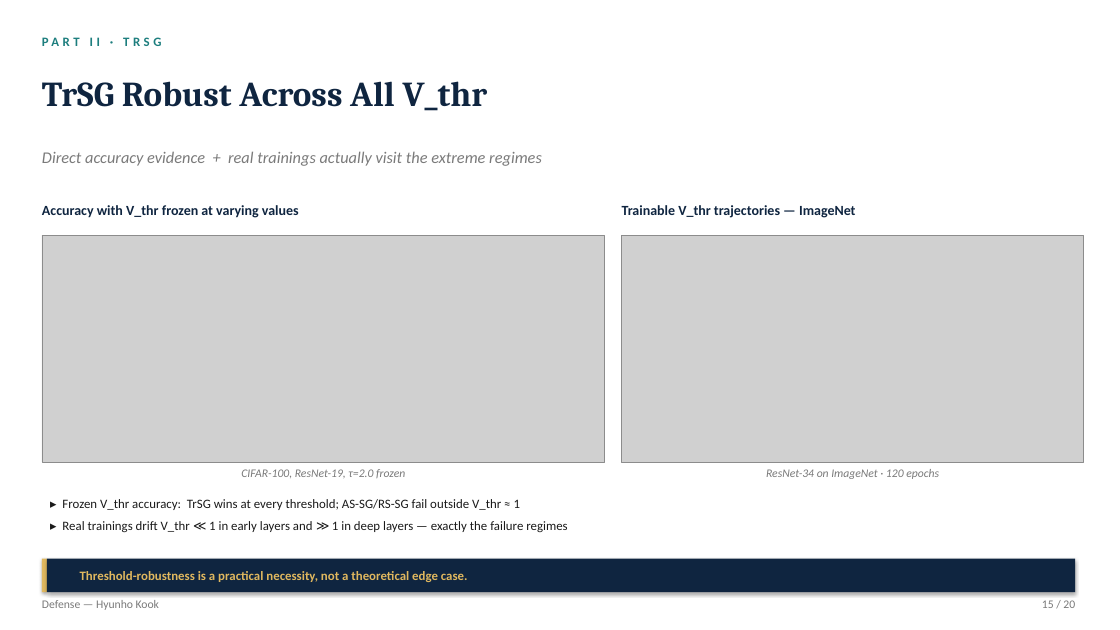
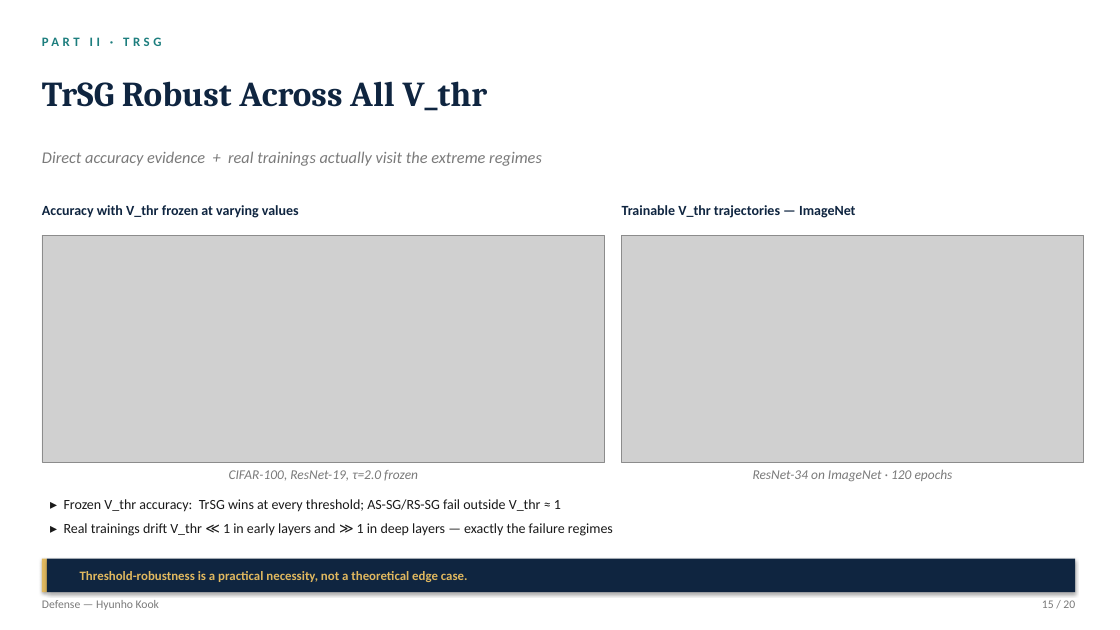
Before and after one commit to kookhh0827/POSTECH_thesis_template_latex, a slide deck: slide 15 of Hyunho_Kook_Master_Defense.pptx. Drawn at 1120x630 pixels with LibreOffice and Linux fonts; fonts in the diff are those of the drawing; grey boxes stand for pictures. Boxes give left, top, right and bottom in pixels: in the first picture for what was removed or moved away, otherwise in the second. Text is boxed around its words. In the diff, an @@ line names an element or a change of style, - is before the commit and + after.

```diff
--- a/Hyunho_Kook_Master_Defense.pptx
+++ b/Hyunho_Kook_Master_Defense.pptx
@@ text "CIFAR-100, ResNet-19, τ=2.0 frozen" at [229,470,418,480]: size 10 to 11.5 pt @@
@@ text "ResNet-34 on ImageNet · 120 ..." at [753,469,953,481]: size 10 to 11.5 pt @@
@@ text "▸ Frozen V_thr accuracy: TrSG ..." at [64,499,613,536]: size 11 to 12 pt @@
```
Also in this commit, not shown: 17 other slides changed, 2 other files.
